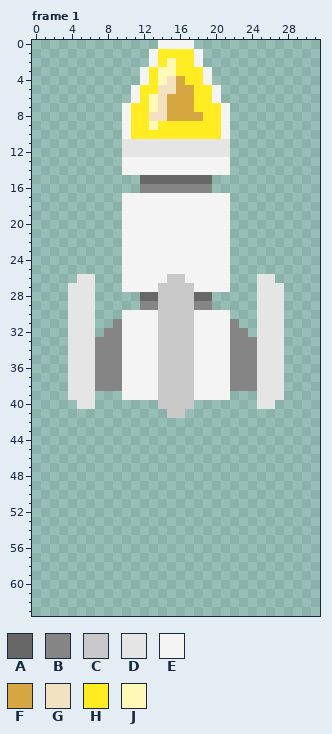
Pixel-art file, stored at assets/rocket.aseprite. This is how it looked before the edit.
32x64 pixels, 1 frame. Shown: frame 1. The commit also changed other frames, which this record leaves out.
Visible layers, top first: "Lighting" opacity 67%, "Shape".
Palette (. is transparent): A #676767  B #858585  C #c8c8c8  D #e5e5e5  E #f4f4f4  F #d6a740  G #f2e2c1  H #ffed21  J #fff9b7
Pixels before, frame 1, first column x 4:
 0 ..........EEEE..........
 1 .........EHHHHE.........
 2 .........EHJHHE.........
 3 ........EHJJHHHE........
 4 ........EHJGFHHE........
 5 .......EHHGGFFHHE.......
 6 .......EHJGFFFHHE.......
 7 ......EHHJGFFFHHHE......
 8 ......EHHGGFFFFHHE......
 9 ......EHHJHHHHHHHE......
10 ......EHHHHHHHHHHE......
11 ......DDDDDDDDDDDD......
12 ......DDDDDDDDDDDD......
13 ......EEEEEEEEEEEE......
14 ......EEEEEEEEEEEE......
15 ........AAAAAAAA........
16 ........BBBBBBBB........
17 ......EEEEEEEEEEEE......
18 ......EEEEEEEEEEEE......
19 ......EEEEEEEEEEEE......
20 ......EEEEEEEEEEEE......
21 ......EEEEEEEEEEEE......
22 ......EEEEEEEEEEEE......
23 ......EEEEEEEEEEEE......
24 ......EEEEEEEEEEEE......
25 ......EEEEEEEEEEEE......
26 .DD...EEEEECCEEEEE...DD.
27 DDD...EEEECCCCEEEE...DDD
28 DDD.....AACCCCAA.....DDD
29 DDD.....BBCCCCBB.....DDD
30 DDD...EEEECCCCEEEE...DDD
31 DDD..BEEEECCCCEEEEB..DDD
32 DDD.BBEEEECCCCEEEEBB.DDD
33 DDDBBBEEEECCCCEEEEBBBDDD
34 DDDBBBEEEECCCCEEEEBBBDDD
35 DDDBBBEEEECCCCEEEEBBBDDD
36 DDDBBBEEEECCCCEEEEBBBDDD
37 DDDBBBEEEECCCCEEEEBBBDDD
38 DDDBBBEEEECCCCEEEEBBBDDD
39 DDD...EEEECCCCEEEE...DDD
40 .DD.......CCCC.......DD.
41 ...........CC...........
Once edited:
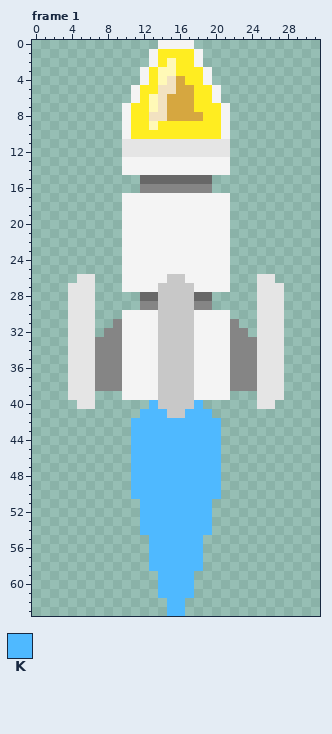
Colours new in this view: K #4fb9ff
Commit message: Rocket thrust + title screen
Changes in this commit:
layer "Thrust" added
Frame 1, layer "Thrust":
The author put colour K in row 40 at x 13 and 18; in row 41 at x 12 to 14 and 17 to 19; in rows 42 to 50 at x 11 to 20; in rows 51 to 54 at x 12 to 19; in rows 55 to 58 at x 13 to 18; in rows 59 to 61 at x 14 to 17.
The author put colour K in rows 62 to 63 at x 15 to 16.
Changed places in both pictures, as pixel boxes (x1, y1, x2, y2):
added: (131, 400, 221, 616)
